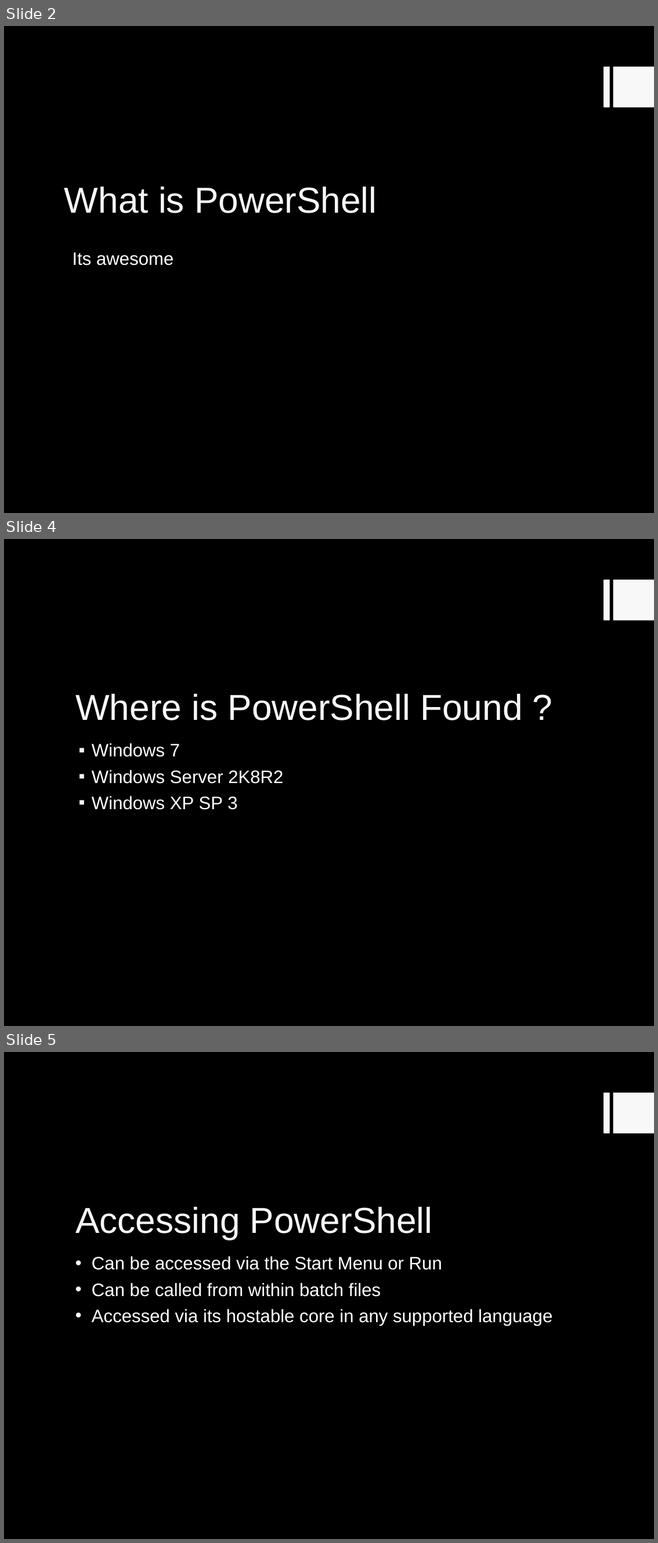
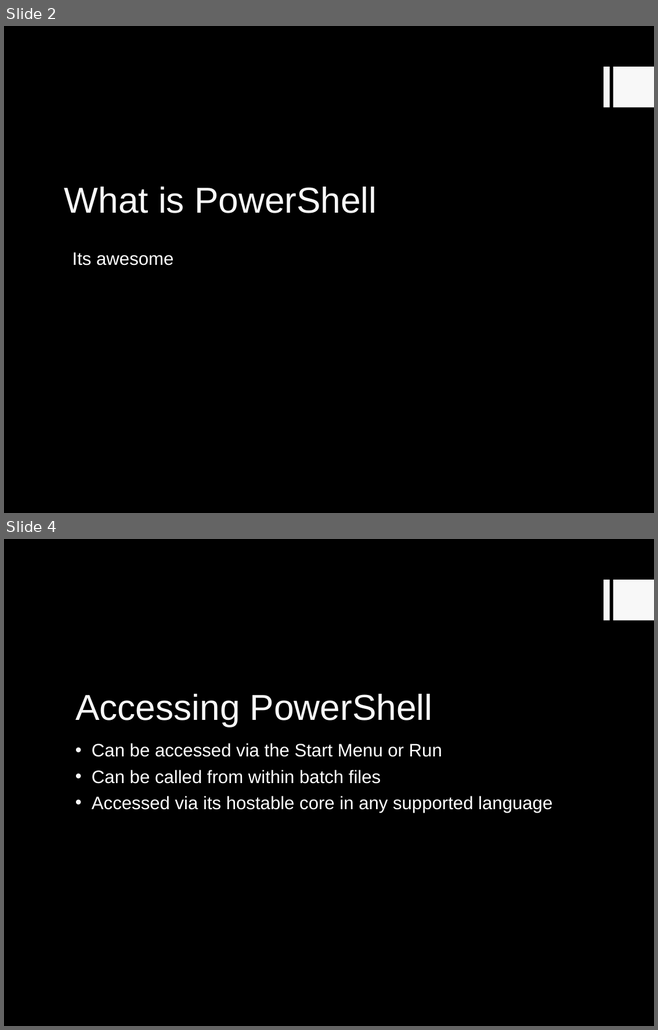
Before and after one commit to RC1140/ZaCon, a slide deck: PowerShell what every haXor needs to know.ppt. Shown one above the other, each under a label of ours: slides 2, 4 and 5 before the commit, slides 2 and 4 after it; the slides between them are not shown. The pictures are 658x1543 and 658x1030 pixels, drawn with LibreOffice and Linux fonts; fonts in the diff are those of the drawing. Boxes give left, top, right and bottom in pixels: in the first picture for what was removed or moved away, otherwise in the second. Text is boxed around its words. In the diff, an @@ line names an element or a change of style, - is before the commit and + after.

```diff
--- a/PowerShell what every haXor needs to know.ppt
+++ b/PowerShell what every haXor needs to know.ppt
@@ slide 4 removed at <box>4,539,654,1026</box>, background #000000; not listed: 2 template elements that a slide beside it also shows @@
@@ title removed at <box>75,694,522,721</box> @@
-Where is PowerShell Found ?
@@ text removed at <box>92,743,283,810</box> @@
-▪ Windows 7
-▪ Windows Server 2K8R2
-▪ Windows XP SP 3
@@ what was slide 5 is now slide 4 @@
```
Also in this commit, not shown: 2 slides changed, 1 slide added, 1 other slide removed.
